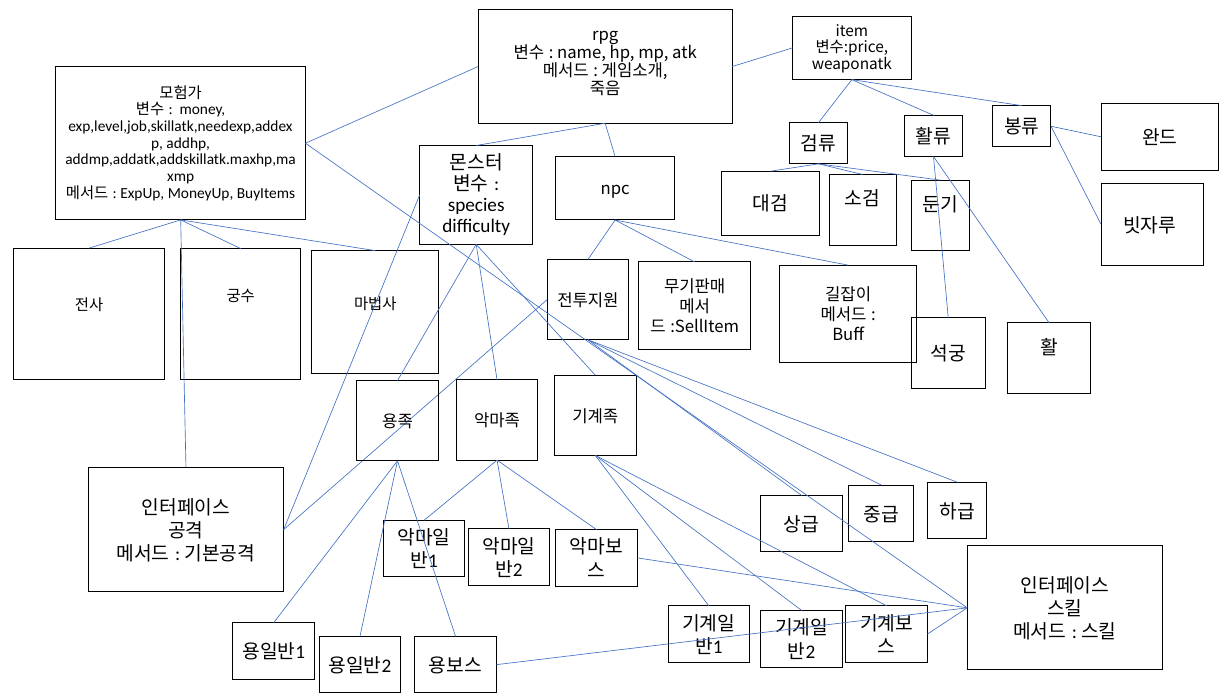
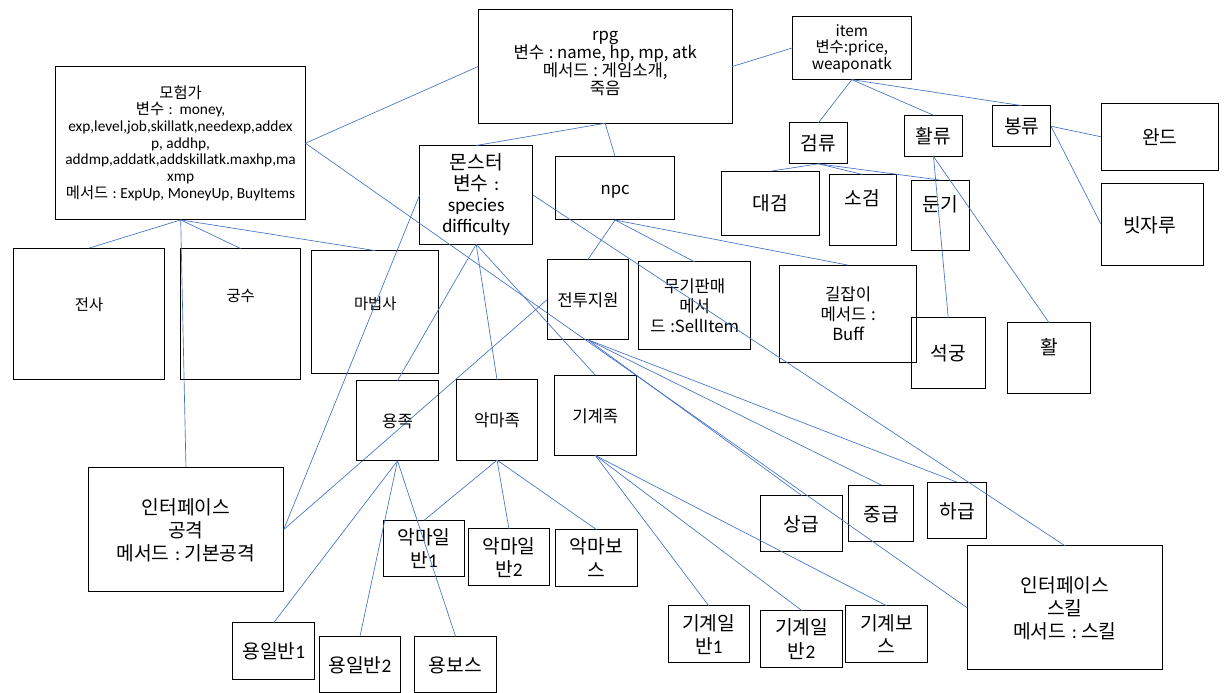
Before and after one commit to Nahoyoung146/javappt, a slide deck: slide 1 of rpg수정.pptx. Drawn at 1232x693 pixels with LibreOffice and Linux fonts; fonts in the diff are those of the drawing. Boxes give left, top, right and bottom in pixels: in the first picture for what was removed or moved away, otherwise in the second. Text is boxed around its words. In the diff, an @@ line names an element or a change of style, - is before the commit and + after.

Commit message:
수정

```diff
--- a/rpg수정.pptx
+++ b/rpg수정.pptx
@@ line added from (533, 195) to (1066, 546), #4472C4 0.5 pt @@
@@ line removed from (638, 558) to (968, 608) @@
@@ line removed from (496, 665) to (968, 608) @@
@@ line removed from (928, 634) to (968, 608) @@
```
